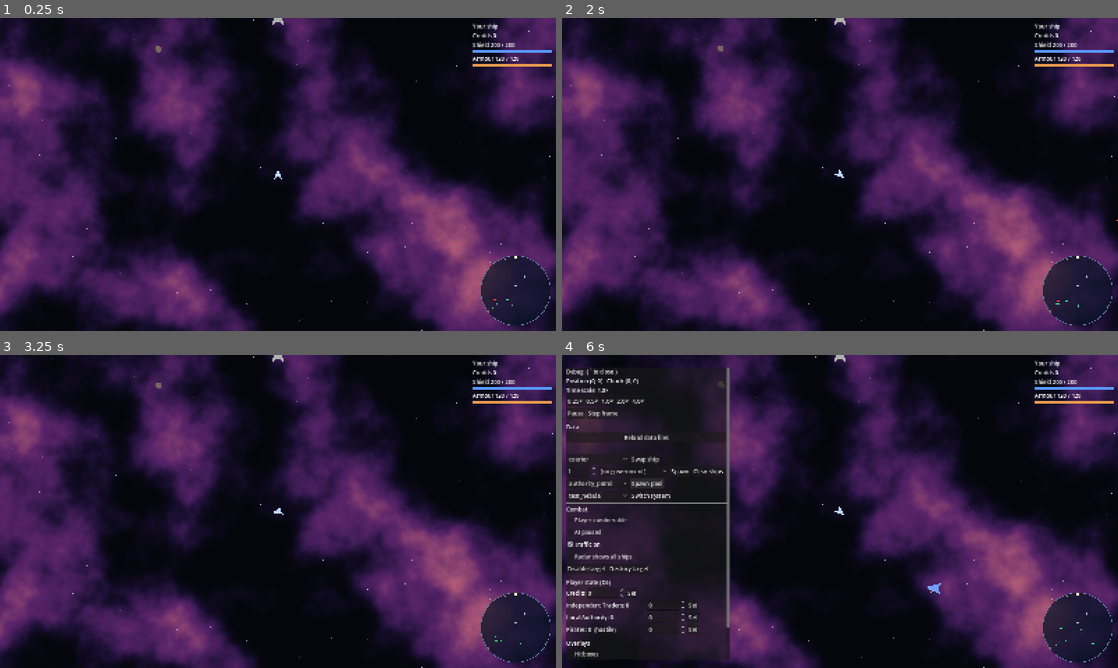
Above: before the commit, frames 1-4 (two rows, left to right).
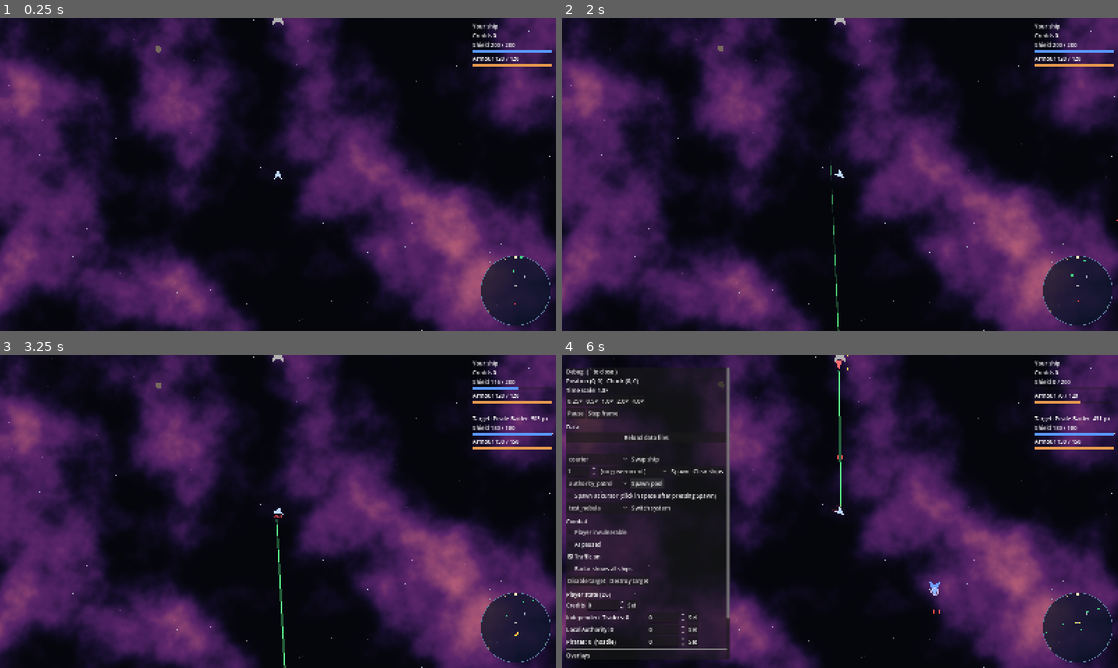
Above: after the commit, the same moments.

Repository: jarrad-h/Terminal_Velocity
Game: Godot game, scene res://scenes/system.tscn
Same seed, same stepped clock (60 frames per second), same inputs: the game is played once before the commit and once after it.
Inputs (mouse positions are in pixels of both pictures, inside the frame that each line leads up to):
- Up to frame 1 (0.25 s): no input
- Up to frame 2 (2 s): tap Enter at 0.5 s; move the mouse to (962, 158) at 0.52 s; hold Right (turn_right) 0.53-1.25 s; hold Space (fire_primary) 0.53-1.25 s; click (962, 158) at 0.67 s; drag from (728, 190) to (717, 49) at 1.27 s
- Up to frame 3 (3.25 s): move the mouse to (333, 442) at 2.02 s; hold Right (turn_right) 2.03-2.75 s; hold R (target_nearest) 2.03-2.75 s; click (333, 442) at 2.17 s; drag from (250, 574) to (111, 464) at 2.77 s
- Up to frame 4 (6 s): move the mouse to (1006, 558) at 3.52 s; hold Left (turn_left) 3.53-4.25 s; hold Shift 3.53-4.25 s; click (1006, 558) at 3.67 s; tap ` (debug_toggle) at 4.15 s; click "Spawn" at 4.25 s; click "authority_patrol" at 5 s; click "Spawn pool" at 5.75 s

The runs differ from the first frame. In frame 1, less than 0.1% of the frame differs, in the area x 88-94%, y 76-93%; in frame 2, 0.1%; in frame 3, 0.8%; in frame 4, 3.3%, in the area x 0-100%, y 0-98%.

Commit message:
m4: A6 D3 final audit fixes; docs
- A6: replacements wait respawn_delay from the start, and cooldowns
  carry over a reload or traffic toggle; debug pool spawns are freed on a
  system switch; a pool listed twice in a system's traffic is rejected.
- ai.jump_out_factor must be at least 1 (below it leaving ships never
  jump out).
- D3: spawn at the cursor (panel option: tick it, press Spawn, click).
- Spec G2: attacking an already-hostile ship charges the attack penalty
  on the first hit (decision recorded). Devlog: soak test and audit,
  stale lines corrected, deferred known issues; old decisions marked
  superseded.
- Tests: reload keeps damage/disabled state, duplicate pool, jump-out
  validation, D3 placement.
Co-Authored-By: Claude Opus 5.5 <noreply@anthropic.com>
Claude-Session: https://claude.ai/code/session_013KYWppx9gL7PY4dFLZkH3u

Diff:
--- a/scripts/autoload/debug_commands.gd
+++ b/scripts/autoload/debug_commands.gd
@@ -20,6 +20,8 @@
 var ai_paused: bool = false
 ## D4: radar shows ships beyond its range on the rim.
 var radar_show_all: bool = false
+## D3: when set, the next left click in the world spawns there.
+var _pending_click_spawn: Callable = Callable()
 var _overlays: Dictionary = {}
 
 
@@ -33,6 +35,18 @@
 	if event.is_action_pressed(&"debug_toggle"):
 		toggle_panel()
 		get_viewport().set_input_as_handled()
+	elif _pending_click_spawn.is_valid() and event is InputEventMouseButton \
+			and event.pressed and event.button_index == MOUSE_BUTTON_LEFT:
+		var at: Vector2 = get_viewport().get_canvas_transform().affine_inverse() * (event as InputEventMouseButton).position
+		_pending_click_spawn.call(at)
+		_pending_click_spawn = Callable()
+		get_viewport().set_input_as_handled()
+
+
+## D3: the next left click in the world (outside the panel) runs `spawn(at)`.
+func spawn_at_next_click(spawn: Callable) -> void:
+	if OS.is_debug_build():
+		_pending_click_spawn = spawn
 
 
 ## D1
@@ -156,14 +170,15 @@
 
 ## D3: spawns `count` ships ahead of the player (game.json debug.spawn_distance),
 ## optionally under a government. They idle until AI arrives in milestone 4.
-func spawn_ships(ship_id: String, count: int = 1, government: String = "") -> Array[Ship]:
+## `at`: centre of the group; defaults to ahead of the player.
+func spawn_ships(ship_id: String, count: int = 1, government: String = "", at: Variant = null) -> Array[Ship]:
 	var spawned: Array[Ship] = []
 	var scene: Node = get_tree().get_first_node_in_group(&"system_scene")
 	var player: Ship = _player()
 	if not OS.is_debug_build() or scene == null or player == null:
 		return spawned
 	var distance: float = float(DataRegistry.settings["debug"]["spawn_distance"])
-	var ahead: Vector2 = player.global_position + FlightModel.heading(player.global_rotation) * distance
+	var ahead: Vector2 = at if at is Vector2 else player.global_position + FlightModel.heading(player.global_rotation) * distance
 	for i: int in count:
 		var offset := Vector2.from_angle(TAU * i / maxf(count, 1)) * (distance * 0.3 if count > 1 else 0.0)
 		var ship: Ship = scene.spawn_ship(ship_id, ahead + offset, government)
@@ -242,7 +257,7 @@
 
 ## D3: spawns `count` AI ships from a pool ahead of the player, with their
 ## pool's behaviour and a personality each; optional government override.
-func spawn_pool(pool_id: String, count: int = 1, government: String = "") -> Array[Ship]:
+func spawn_pool(pool_id: String, count: int = 1, government: String = "", at: Variant = null) -> Array[Ship]:
 	var spawned: Array[Ship] = []
 	var scene: Node = get_tree().get_first_node_in_group(&"system_scene")
 	var player: Ship = _player()
@@ -250,7 +265,7 @@
 	if not OS.is_debug_build() or scene == null or player == null or pool == null:
 		return spawned
 	var distance: float = float(DataRegistry.settings["debug"]["spawn_distance"])
-	var ahead: Vector2 = player.global_position + FlightModel.heading(player.global_rotation) * distance
+	var ahead: Vector2 = at if at is Vector2 else player.global_position + FlightModel.heading(player.global_rotation) * distance
 	for i: int in count:
 		var offset := Vector2.from_angle(TAU * i / maxf(count, 1)) * (distance * 0.3 if count > 1 else 0.0)
 		var ship: Ship = scene.traffic.spawn_from_pool(pool, ahead + offset, government)
--- a/scripts/data/data_loader.gd
+++ b/scripts/data/data_loader.gd
@@ -121,7 +121,8 @@
 		if SETTINGS_DEFAULTS["ai"][key] is Array:
 			ai.range2(key, Vector2.ZERO, 0.0)
 		else:
-			ai.number(key, 0.0, false, 0.0)
+			# Leaving ships must aim beyond the edge, or they'd never jump out.
+			ai.number(key, 0.0, false, 1.0 if key == "jump_out_factor" else 0.0)
 	var radar: DefReader = reader.object("radar")
 	for key: String in ["size", "range", "margin"]:
 		radar.number(key, 0.0, false, 0.0)
--- a/scripts/data/system_def.gd
+++ b/scripts/data/system_def.gd
@@ -37,3 +37,9 @@
 		if seen.has(o.id):
 			errors.append("%s: field 'objects': object id '%s' is used twice" % [file, o.id])
 		seen[o.id] = true
+	var pools: Dictionary = {}
+	for i: int in traffic.size():
+		var pool_id: String = traffic[i]["pool"]
+		if pools.has(pool_id):
+			errors.append("%s: field 'traffic[%d].pool': '%s' is already listed; use one entry with a higher count" % [file, i, pool_id])
+		pools[pool_id] = true
--- a/scripts/debug/debug_panel.gd
+++ b/scripts/debug/debug_panel.gd
@@ -25,6 +25,7 @@
 var _toggle_checks: Dictionary = {}
 var _credits_spin: SpinBox
 var _record_rows: VBoxContainer
+var _at_cursor: CheckBox
 
 
 func _ready() -> void:
@@ -118,16 +119,30 @@
 	_government_select.custom_minimum_size.x = 150.0
 	spawn_row.add_child(_government_select)
 	spawn_row.add_child(_make_button("Spawn", func() -> void:
-		var gov: String = "" if _government_select.selected <= 0 else _government_select.get_item_text(_government_select.selected)
-		DebugCommands.spawn_ships(_ship_select.get_item_text(_ship_select.selected), int(_spawn_count.value), gov)))
+		var id: String = _ship_select.get_item_text(_ship_select.selected)
+		var count: int = int(_spawn_count.value)
+		var gov: String = _selected_government()
+		if _at_cursor.button_pressed:
+			DebugCommands.spawn_at_next_click(func(at: Vector2) -> void: DebugCommands.spawn_ships(id, count, gov, at))
+		else:
+			DebugCommands.spawn_ships(id, count, gov)))
 	spawn_row.add_child(_make_button("Clear ships", DebugCommands.clear_ships))
 	var pool_row := HBoxContainer.new()
 	box.add_child(pool_row)
 	_pool_select = _make_select()
 	pool_row.add_child(_pool_select)
 	pool_row.add_child(_make_button("Spawn pool", func() -> void:
-		var gov: String = "" if _government_select.selected <= 0 else _government_select.get_item_text(_government_select.selected)
-		DebugCommands.spawn_pool(_pool_select.get_item_text(_pool_select.selected), int(_spawn_count.value), gov)))
+		var id: String = _pool_select.get_item_text(_pool_select.selected)
+		var count: int = int(_spawn_count.value)
+		var gov: String = _selected_government()
+		if _at_cursor.button_pressed:
+			DebugCommands.spawn_at_next_click(func(at: Vector2) -> void: DebugCommands.spawn_pool(id, count, gov, at))
+		else:
+			DebugCommands.spawn_pool(id, count, gov)))
+	_at_cursor = CheckBox.new()
+	_at_cursor.text = "Spawn at cursor (click in space after pressing Spawn)"
+	_at_cursor.focus_mode = Control.FOCUS_NONE
+	box.add_child(_at_cursor)
 	var system_row := HBoxContainer.new()
 	box.add_child(system_row)
 	_system_select = _make_select()
@@ -181,6 +196,10 @@
 		_overlay_checks[overlay] = check
 
 
+func _selected_government() -> String:
+	return "" if _government_select.selected <= 0 else _government_select.get_item_text(_government_select.selected)
+
+
 func _make_toggle(text: String, setter: Callable, getter: Callable) -> CheckBox:
 	var check := CheckBox.new()
 	check.text = text
--- a/scripts/world/traffic_spawner.gd
+++ b/scripts/world/traffic_spawner.gd
@@ -25,6 +25,8 @@
 ## Debug: when false, no traffic spawns.
 var enabled: bool = true
 var _entries: Array[Entry] = []
+## D3 debug pool spawns: not part of the population, but freed with the system.
+var _extras: Array = []
 var _rng := RandomNumberGenerator.new()
 
 
@@ -34,18 +36,24 @@
 
 ## `fill`: spawn the full population inside the system now (system load).
 func configure(p_system: SystemDef, fill: bool) -> void:
+	# Hot reload / same system: keep each entry's ships and respawn cooldown.
 	var keep: Dictionary = {}
 	if not fill:
 		for entry: Entry in _entries:
 			entry.prune()
-			keep[entry.pool.id] = entry.ships
+			keep[entry.pool.id] = entry
 	clear_traffic(fill)
 	system = p_system
 	for t: Dictionary in system.traffic:
 		var entry := Entry.new()
 		entry.pool = DataRegistry.get_ai_pool(t["pool"])
 		entry.count = t["count"]
-		entry.ships.assign(keep.get(entry.pool.id, []))
+		var old_entry: Entry = keep.get(entry.pool.id)
+		if old_entry != null:
+			entry.ships.assign(old_entry.ships)
+			entry.cooldown = old_entry.cooldown
+		else:
+			entry.cooldown = _respawn_roll()
 		_entries.append(entry)
 		if fill and enabled:
 			for i: int in entry.count:
@@ -60,6 +68,12 @@
 			for ship: Variant in entry.ships:
 				ship.remove_from_group(&"ships")
 				ship.queue_free()
+		# Debug pool spawns (D3) belong to the system too.
+		for ship: Variant in _extras:
+			if is_instance_valid(ship) and not ship.is_queued_for_deletion():
+				ship.remove_from_group(&"ships")
+				ship.queue_free()
+		_extras.clear()
 	_entries.clear()
 
 
@@ -85,14 +99,18 @@
 			var from_planet: bool = entry.pool.spawn_from_planets and not _landable().is_empty() \
 				and _rng.randf() < _ai("planet_spawn_chance")
 			_spawn(entry, "takeoff" if from_planet else "arrive")
-			entry.cooldown = _rng.randf_range(system.respawn_delay.x, system.respawn_delay.y)
+			entry.cooldown = _respawn_roll()
 
 
 ## D3: spawns one ship from `pool` at `at`, optionally under another
 ## government or with a fixed personality (tests).
 func spawn_from_pool(pool: AiPoolDef, at: Vector2, government_override: String = "", personality_id: String = "") -> Ship:
 	var personality: PersonalityDef = DataRegistry.get_personality(personality_id) if personality_id != "" else null
-	return _make(pool, at, _rng.randf() * TAU, Vector2.ZERO, 0.0, "inside", null, government_override, personality)
+	var ship: Ship = _make(pool, at, _rng.randf() * TAU, Vector2.ZERO, 0.0, "inside", null, government_override, personality)
+	if ship != null:
+		_extras = _extras.filter(func(other: Variant) -> bool: return is_instance_valid(other))
+		_extras.append(ship)
+	return ship
 
 
 func _spawn(entry: Entry, mode: String) -> void:
@@ -176,3 +194,8 @@
 
 func _ai(key: String) -> float:
 	return float(DataRegistry.settings["ai"][key])
+
+
+## A6: seconds before the next replacement (system respawn_delay).
+func _respawn_roll() -> float:
+	return _rng.randf_range(system.respawn_delay.x, system.respawn_delay.y)
--- a/tests/fixtures/loader/broken/game.json
+++ b/tests/fixtures/loader/broken/game.json
@@ -1 +1 @@
-{"player_ship": "no_such_ship", "system": "sys", "ai": {"thrust_angle": "lots", "roam_band": [0.9, 0.1]}, "combat": {"friendly_fire_pct": -5}, "player": {"credits": "rich"}}
+{"player_ship": "no_such_ship", "system": "sys", "ai": {"thrust_angle": "lots", "roam_band": [0.9, 0.1], "jump_out_factor": 0.9}, "combat": {"friendly_fire_pct": -5}, "player": {"credits": "rich"}}
--- /dev/null
+++ b/tests/fixtures/loader/broken/systems/double_pool.json
@@ -0,0 +1 @@
+{"name": "Double", "traffic": [{"pool": "ghost_fleet", "count": 1}, {"pool": "ghost_fleet", "count": 2}]}
--- a/tests/smoke/scenario.gd
+++ b/tests/smoke/scenario.gd
@@ -299,11 +299,28 @@
 	var raid: Array[Ship] = _debug.spawn_pool("pirate_raid", 2, "local_authority")
 	_check(raid.size() == 2 and raid.all(func(sh: Ship) -> bool: return sh.government == "local_authority" and sh.controller is AIController),
 		"spawn pool with government override (D3)")
+	var placed: Array[Ship] = _debug.spawn_pool("trader_traffic", 1, "", Vector2(1234.0, -987.0))
+	_check(placed.size() == 1 and placed[0].global_position.distance_to(Vector2(1234.0, -987.0)) < 1.0, "spawn at a position (D3 cursor)")
 	_debug.set_credits(1234)
 	_check(GameState.credits == 1234, "set credits (D6)")
 	_debug.set_record("pirates", 1500.0)
 	_check(GameState.get_record("pirates") == 1500.0, "set record (D6)")
 	_debug.set_record("pirates", 0.0)
+	_debug.clear_ships()
+	await _frames(2)
+
+	# D8 regression (M4 soak): a data reload keeps damage and the disabled state,
+	# so disabled traffic isn't revived and counted again.
+	var wreck: Ship = traffic.spawn_from_pool(DataRegistry.get_ai_pool("pirate_raid"), Vector2(-3500.0, -3500.0), "", "steady")
+	var hurt: Ship = traffic.spawn_from_pool(DataRegistry.get_ai_pool("pirate_raid"), Vector2(3500.0, -3500.0), "", "steady")
+	await _frames(2)
+	wreck.health.force_disable()
+	hurt.health.apply_damage(hurt.health.max_shield, 0.0)
+	var hurt_shield: float = hurt.health.shield
+	_debug.reload_data()
+	await _frames(2)
+	_check(wreck.health.is_disabled, "reload keeps a disabled ship disabled (D8)")
+	_check(is_equal_approx(hurt.health.shield, hurt_shield), "reload doesn't heal (D8)")
 	_debug.clear_ships()
 	await _frames(2)
 
--- a/tests/unit/test_data_loader.gd
+++ b/tests/unit/test_data_loader.gd
@@ -159,6 +159,8 @@
 	_expect_error(set, ["grumpy.json", "tolerance_pct", "at least 0"])
 	_expect_error(set, ["grumpy.json", "forgiveness_pct_per_s", "expected a number"])
 	_expect_error(set, ["hothead.json", "tolerance_factor", "at least 0"])
+	_expect_error(set, ["double_pool.json", "traffic[1].pool", "already listed"])
+	_expect_error(set, ["game.json", "ai.jump_out_factor", "at least 1"])
 	_expect_error(set, ["no_hardpoint.json", "default_weapons[0]", "no beam exit points"])
 	_expect_error(set, ["bad_ring.json", "local_space[1].region.inner_radius", "smaller than radius"])
 
Not shown, changed: data/README.md
Not shown, changed: docs/decisions.md
Not shown, changed: docs/devlog.md
Not shown, changed: docs/spec.md
